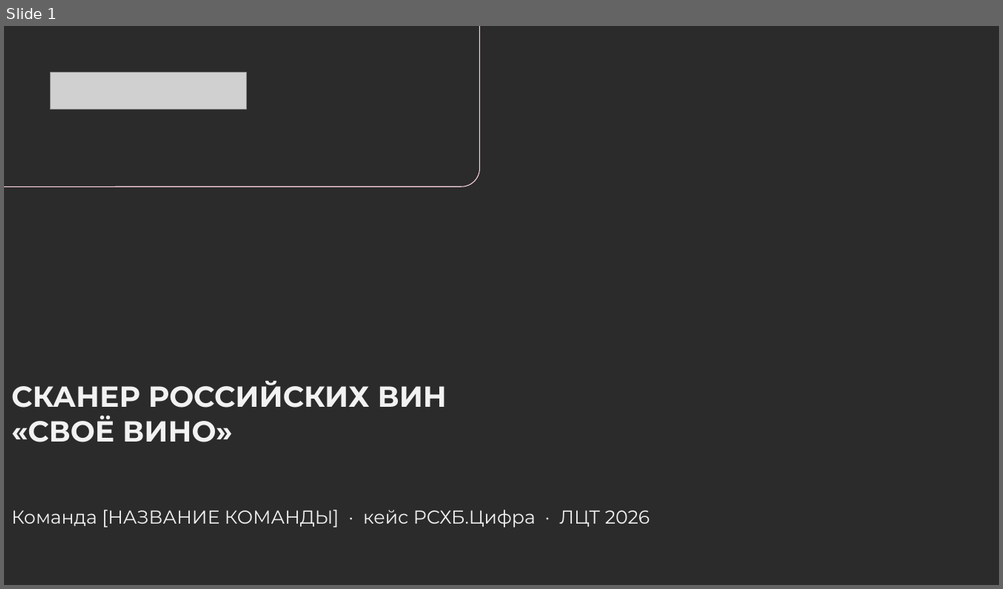
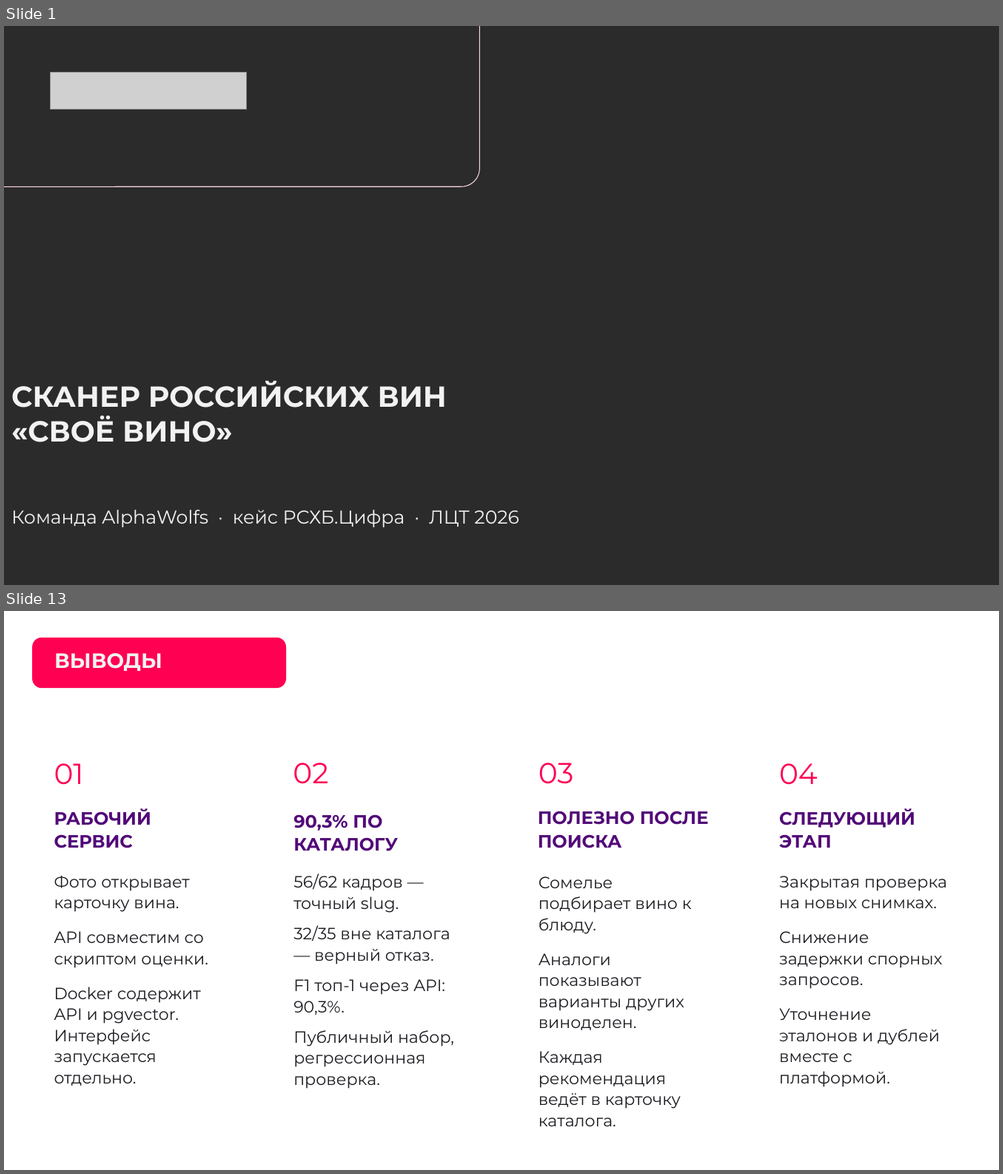
Before and after one commit to AlexGvr/rus_vines, a slide deck: ЛЦТ2026 Сканер российских вин.pptx. Shown one above the other, each under a label of ours: slide 1 before the commit, slides 1 and 13 after it; the slides between them are not shown. The pictures are 1003x589 and 1003x1174 pixels, drawn with LibreOffice and Linux fonts; fonts in the diff are those of the drawing; grey boxes stand for pictures; background and template pictures are left out; a plain dark background stands for a picture behind light text. Boxes give left, top, right and bottom in pixels: in the first picture for what was removed or moved away, otherwise in the second. Text is boxed around its words. In the diff, an @@ line names an element or a change of style, - is before the commit and + after.

```diff
--- a/ЛЦТ2026 Сканер российских вин.pptx
+++ b/ЛЦТ2026 Сканер российских вин.pptx
@@ slide 13 added at [4,611,999,1170], background picture (left out) @@
@@ rounded rectangle added at [32,638,286,689], fill #FF0053 @@
@@ title added at [54,653,162,671], 20 pt, text #F2F2F2, bold @@
+ВЫВОДЫ
@@ rounded rectangle added at [32,735,250,1117], fill #FFFFFF @@
@@ rounded rectangle added at [273,735,490,1117], fill #FFFFFF @@
@@ rounded rectangle added at [512,735,730,1117], fill #FFFFFF @@
@@ rounded rectangle added at [752,735,970,1117], fill #FFFFFF @@
@@ text added at [54,763,84,785], 28 pt, text #FF0053 @@
+01
@@ text added at [293,763,328,784], 28 pt, text #FF0053 @@
+02
@@ text added at [538,763,574,784], 28 pt, text #FF0053 @@
+03
@@ text added at [779,763,817,785], 28 pt, text #FF0053 @@
+04
@@ text added at [54,809,151,849], 17.3 pt, text #520978, bold @@
+РАБОЧИЙ СЕРВИС
@@ text added at [779,809,915,849], 17.3 pt, text #520978, bold @@
+СЛЕДУЮЩИЙ ЭТАП
@@ text added at [293,815,398,851], 17.3 pt, text #520978, bold @@
+90,3% ПО КАТАЛОГУ
@@ text added at [538,811,708,849], 17.3 pt, text #520978, bold @@
+ПОЛЕЗНО ПОСЛЕ ПОИСКА
@@ text added at [54,876,208,1086], 15.8 pt, text #1C1D22 @@
+Фото открывает карточку вина.
+API совместим со скриптом оценки.
+Docker содержит API и pgvector. Интерфейс запускается отдельно.
@@ text added at [293,874,454,1089], 15.8 pt, text #1C1D22 @@
+56/62 кадров — точный slug.
+32/35 вне каталога — верный отказ.
+F1 топ-1 через API: 90,3%.
+Публичный набор, регрессионная проверка.
@@ text added at [538,877,691,1127], 15.8 pt, text #1C1D22 @@
+Сомелье подбирает вино к блюду.
+Аналоги показывают варианты других виноделен.
+Каждая рекомендация ведёт в карточку каталога.
@@ text added at [779,876,947,1088], 15.8 pt, text #1C1D22 @@
+Закрытая проверка на новых снимках.
+Снижение задержки спорных запросов.
+Уточнение эталонов и дублей вместе с платформой.
@@ page number added at [935,1130,981,1159], 11.3 pt, text #FFFFFF @@
+13
@@ slide 1 changed as well @@
@@ text at [11,510,519,528]: text changed @@
-Команда [НАЗВАНИЕ КОМАНДЫ] · кейс РСХБ.Цифра · ЛЦТ 2026
+Команда AlphaWolfs · кейс РСХБ.Цифра · ЛЦТ 2026
```
Also in this commit, not shown: 9 other slides changed, 6 other slides added, 7 slides removed, 3 other files.
